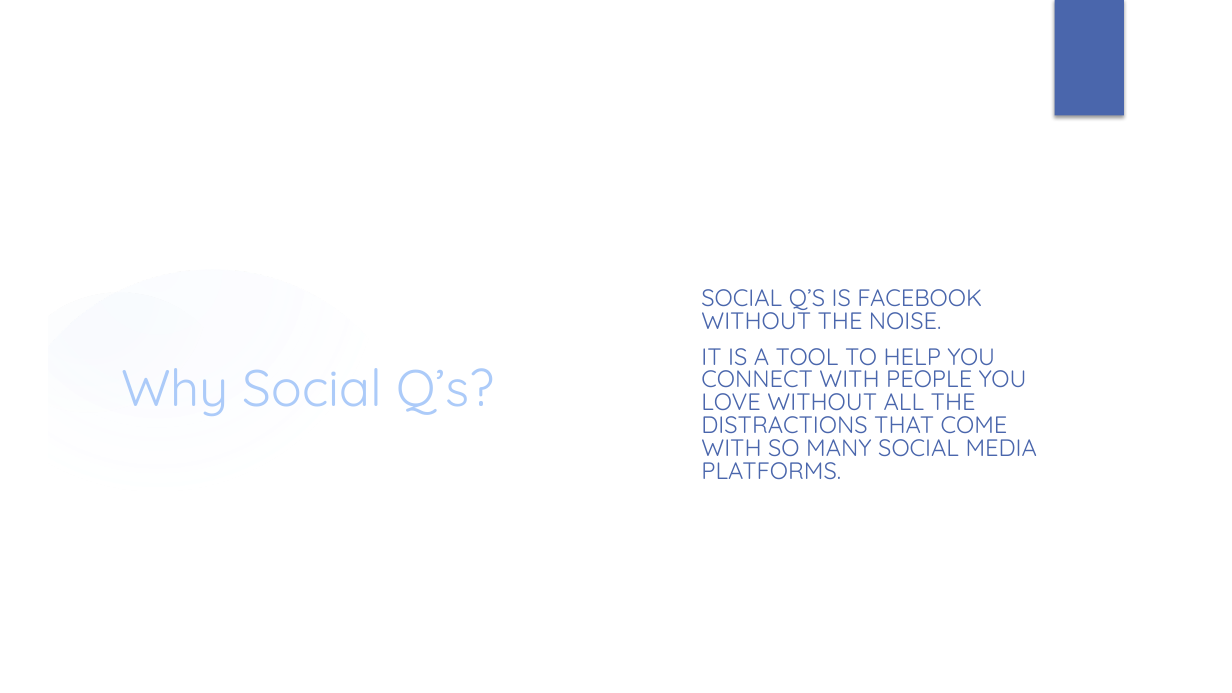
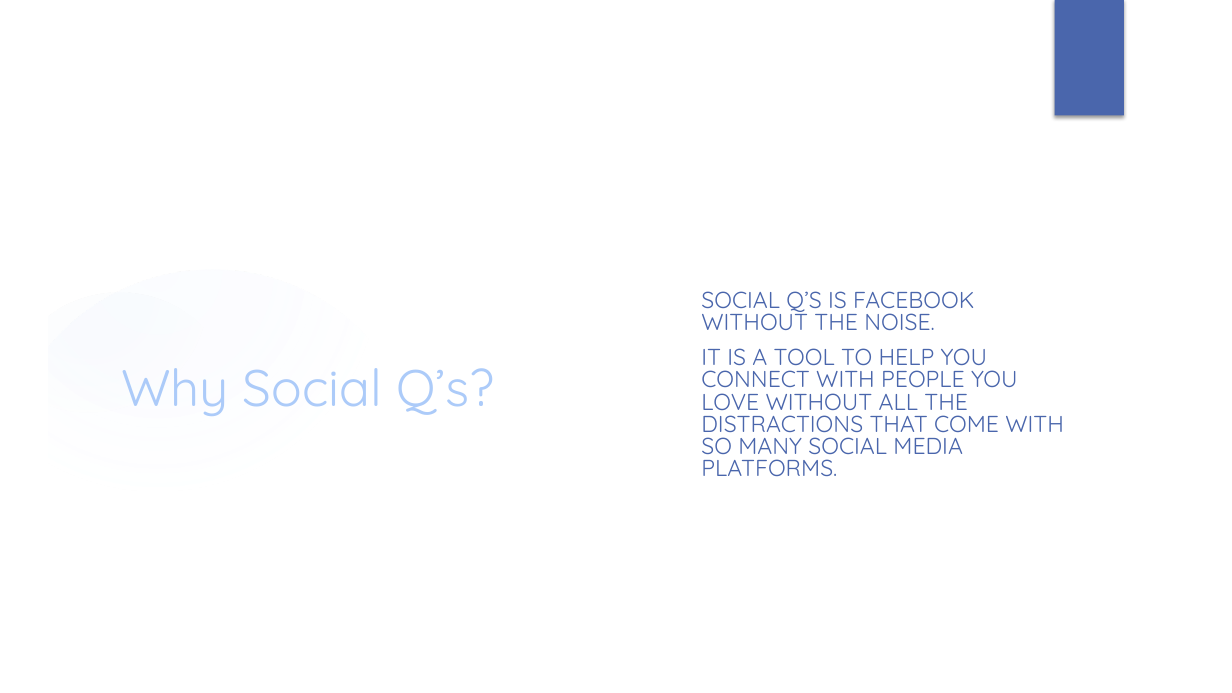
Before and after one commit to unh-dontoverreact/SocialQs, a slide deck: slide 3 of docs/socialQs.pptx. Drawn at 1232x693 pixels with LibreOffice and Linux fonts; fonts in the diff are those of the drawing; background and template pictures are left out. Boxes give left, top, right and bottom in pixels: in the first picture for what was removed or moved away, otherwise in the second. Text is boxed around its words. In the diff, an @@ line names an element or a change of style, - is before the commit and + after.

```diff
--- a/docs/socialQs.pptx
+++ b/docs/socialQs.pptx
@@ text "SOCIAL Q’S IS FACEBOOK WITHOUT ..." at (701, 291, 1064, 476): size 18.5 to 18 pt @@
```
Also in this commit, not shown: 7 other slides changed, 2 slides added, 2 slides removed, 2 other files.
